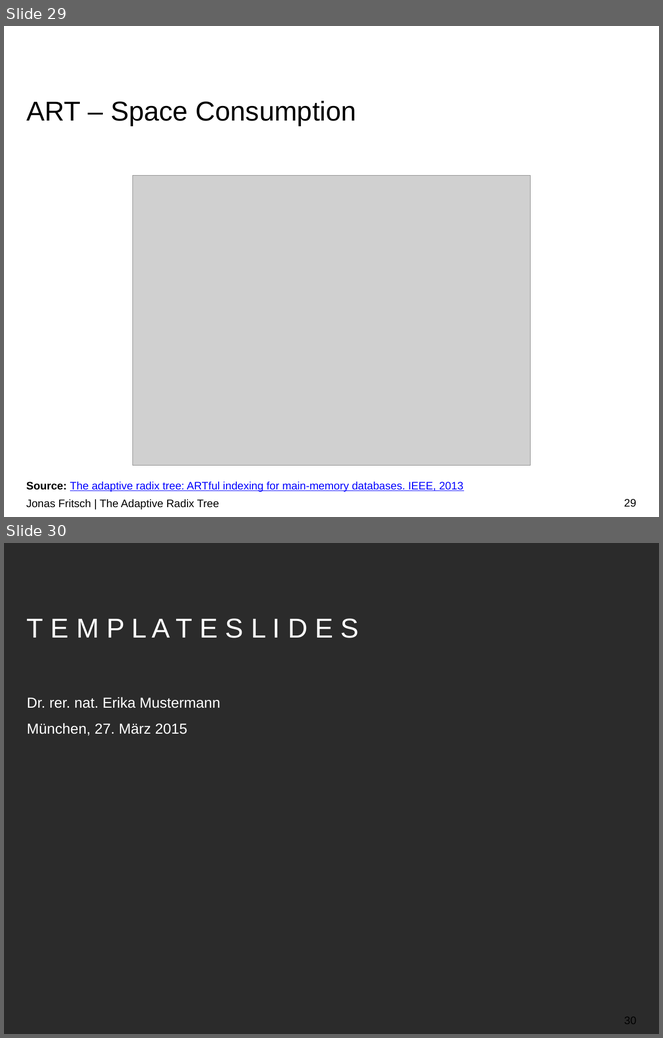
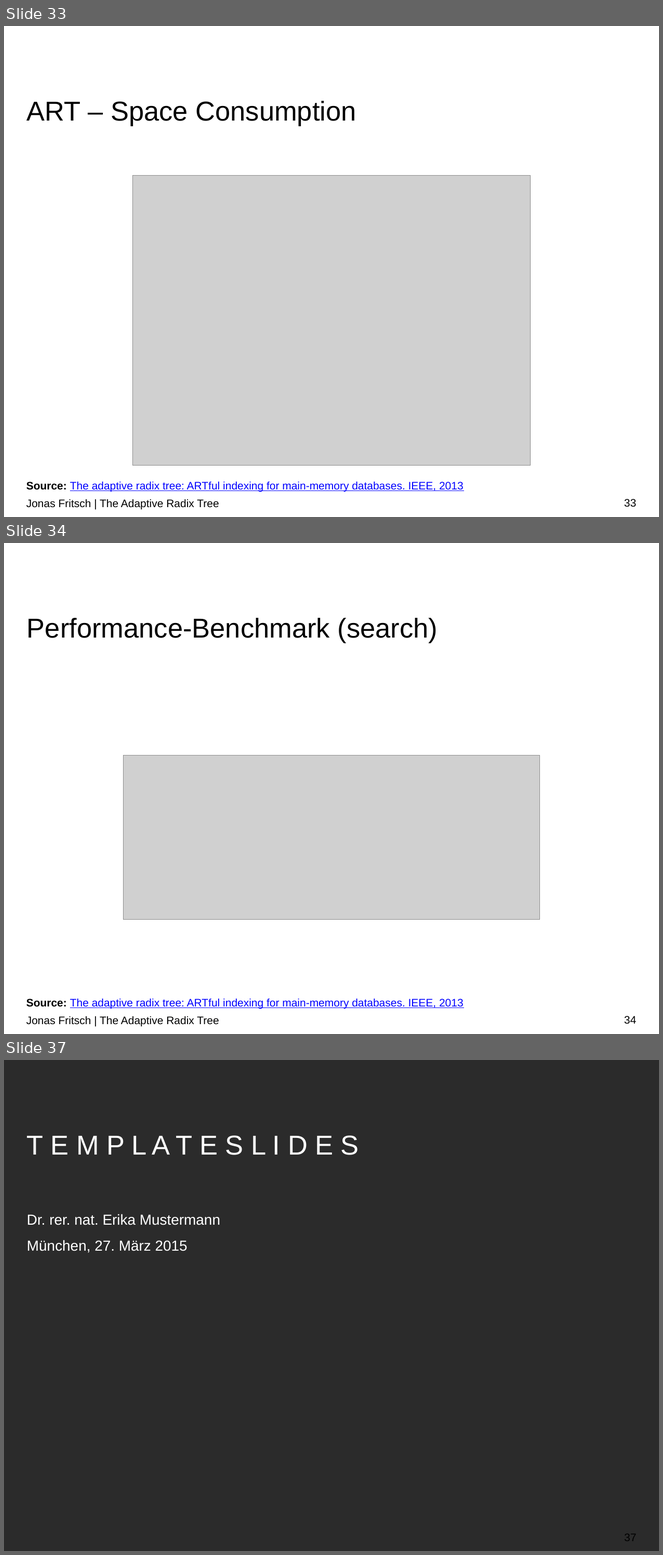
Before and after one commit to atalantus/The-Adaptive-Radix-Tree, a slide deck: Presentation/The Adaptive Radix Tree.pptx. Shown one above the other, each under a label of ours: slides 29 and 30 before the commit, slides 33, 34 and 37 after it; the slides between them are not shown. The pictures are 663x1038 and 663x1555 pixels, drawn with LibreOffice and Linux fonts; fonts in the diff are those of the drawing; grey boxes stand for pictures; background and template pictures are left out; a plain dark background stands for a picture behind light text. Boxes give left, top, right and bottom in pixels: in the first picture for what was removed or moved away, otherwise in the second. Text is boxed around its words. In the diff, an @@ line names an element or a change of style, - is before the commit and + after.

```diff
--- a/Presentation/The Adaptive Radix Tree.pptx
+++ b/Presentation/The Adaptive Radix Tree.pptx
@@ slide 34 added at [4,543,659,1034], background #FFFFFF @@
@@ title added at [27,618,438,643], 30 pt, text #000000 @@
+Performance-Benchmark (search)
@@ picture added at [123,755,540,919] @@
@@ text added at [26,999,464,1009], 12 pt, text #0000FF, underline @@
+Source: The adaptive radix tree: ARTful indexing for main-memory databases. IEEE, 2013
@@ text added at [26,1016,219,1027], 12 pt, text #000000 @@
+Jonas Fritsch | The Adaptive Radix Tree
@@ page number added at [624,1016,636,1025], 12 pt, text #000000 @@
+34
@@ what was slide 29 is now slide 33 @@
@@ page number at [624,499,636,508]: text changed @@
-29
+33
@@ what was slide 30 is now slide 37 @@
@@ page number at [624,1534,636,1542]: text changed @@
-30
+37
```
Also in this commit, not shown: 6 other slides added, 3 other files.
